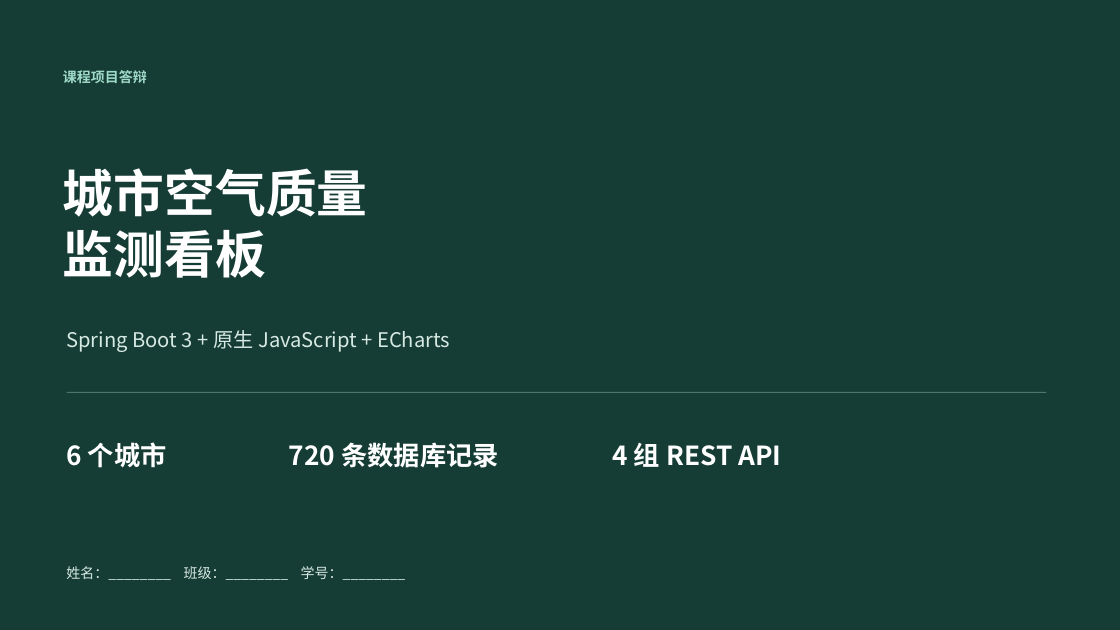
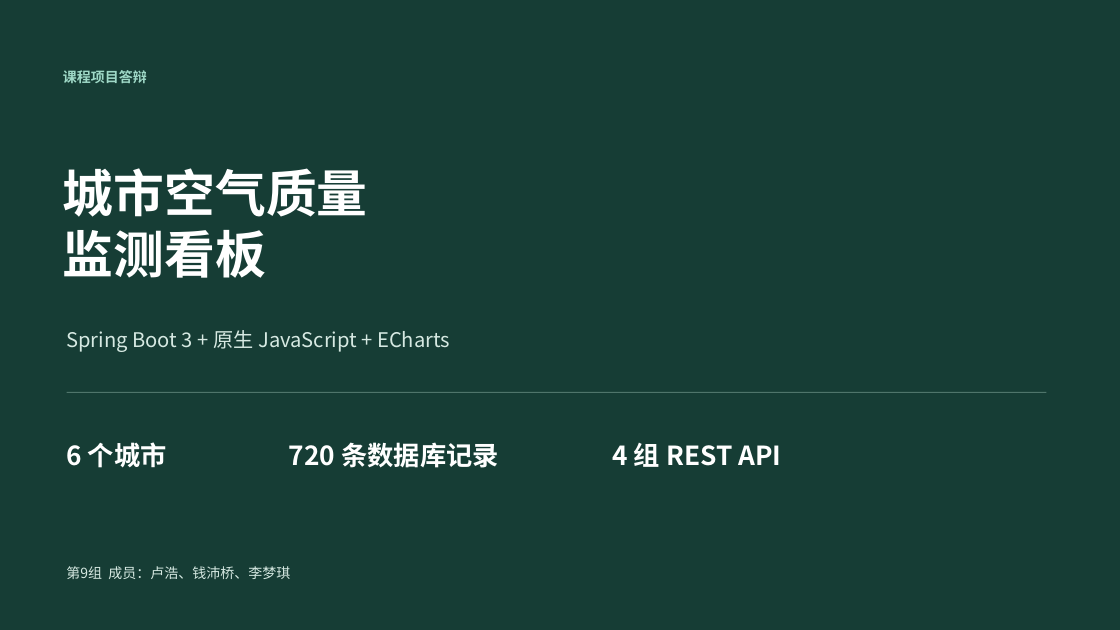
Before and after one commit to LHWLX/air-quality-dashboard, a slide deck: slide 1 of docs/城市空气质量监测看板答辩.pptx. Drawn at 1120x630 pixels with LibreOffice and Linux fonts; fonts in the diff are those of the drawing. Boxes give left, top, right and bottom in pixels: in the first picture for what was removed or moved away, otherwise in the second. Text is boxed around its words. In the diff, an @@ line names an element or a change of style, - is before the commit and + after.

```diff
--- a/docs/城市空气质量监测看板答辩.pptx
+++ b/docs/城市空气质量监测看板答辩.pptx
@@ text at bbox=[66, 566, 290, 579]: text changed @@
-姓名：________ 班级：________ 学号：________
+第9组 成员：卢浩、钱沛桥、李梦琪
```
Also in this commit, not shown: 2 other slides changed, 4 other files.
